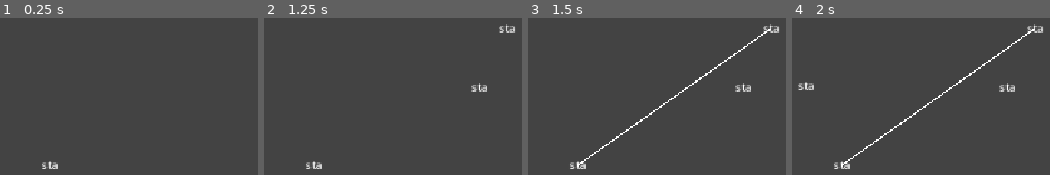
Above: before the commit, frames 1-4 (left to right).
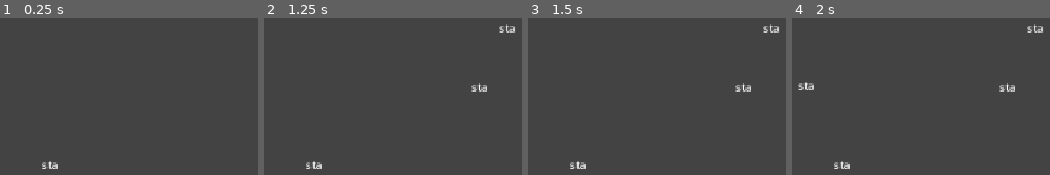
Above: after the commit, the same moments.

Repository: Logabe/fiiiiih
Game: Godot game, scene res://constellation/constellation.tscn
Same seed, same stepped clock (60 frames per second), same inputs: the game is played once before the commit and once after it. The project has no main scene, so this scene is started directly.
Inputs (mouse positions are in pixels of both pictures, inside the frame that each line leads up to):
- Up to frame 1 (0.25 s): no input
- Up to frame 2 (1.25 s): tap Enter at 0.5 s; move the mouse to (313, 165) at 0.52 s
- Up to frame 3 (1.5 s): tap Space at 1.25 s; move the mouse to (770, 28) at 1.27 s
- Up to frame 4 (2 s): no input

Frames 1-2 are identical in both runs. In frame 3, 0.8% of the frame differs, in the area x 18-95%, y 7-95%; in frame 4, 0.8%.

Commit message:
reel gameplay (haha real reel get it)

Diff:
--- a/constellation/constellation.gd
+++ b/constellation/constellation.gd
@@ -18,6 +18,11 @@
 		tween.tween_callback(add_point)
 		tween.tween_interval(delay)
 
+	reel.add_point(get_global_mouse_position())
+
+func _process(delta: float) -> void:
+	_set_end_pos(get_global_mouse_position())
+
 func add_point():
 	var star: Area2D = preload("res://constellation/star.tscn").instantiate()
 	star.position = points[added_counter]
@@ -26,8 +31,19 @@
 	added_counter += 1
 
 func _mouse_entered(node: Area2D):
-	if node.position == points[connected_counter]:
+	if added_counter != len(points):
+		return
+
+	var index = points.find(node.position)
+	if index == connected_counter:
+		_set_end_pos(node.position)
+
 		reel.add_point(node.position)
-		connected_counter += 1;
-	else:
+		connected_counter += 1
+		if connected_counter >= len(points):
+			queue_free() # uhh u win
+	elif index > connected_counter:
 		get_tree().quit() # crash for now
+
+func _set_end_pos(pos: Vector2):
+	reel.set_point_position(reel.get_point_count()-1, pos)
